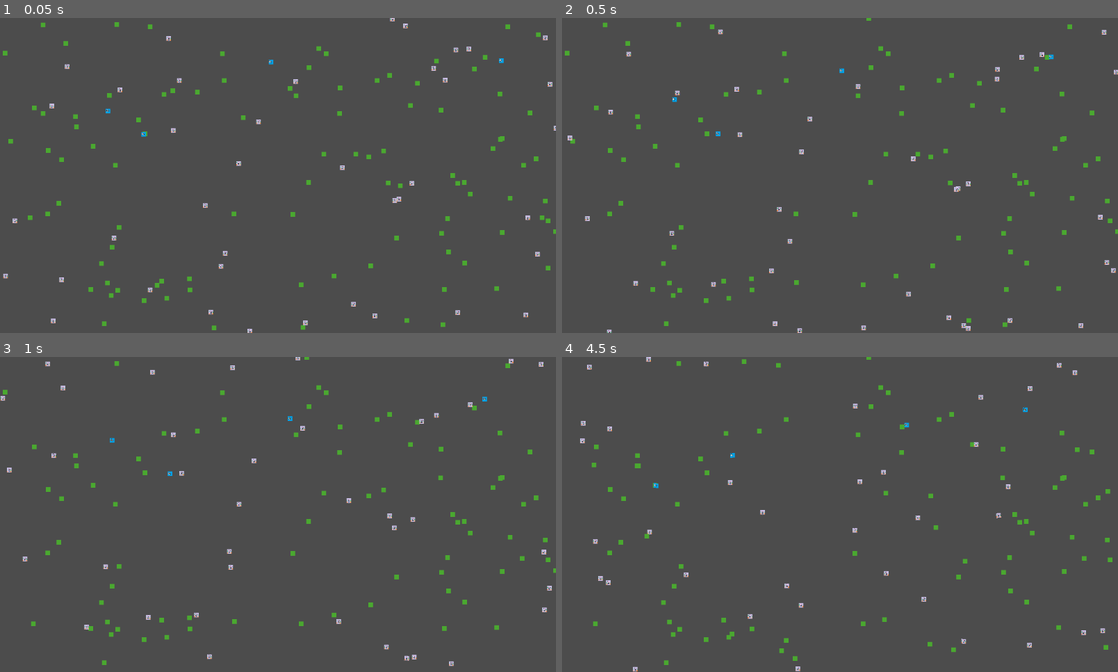
Above: before the commit, frames 1-4 (two rows, left to right).
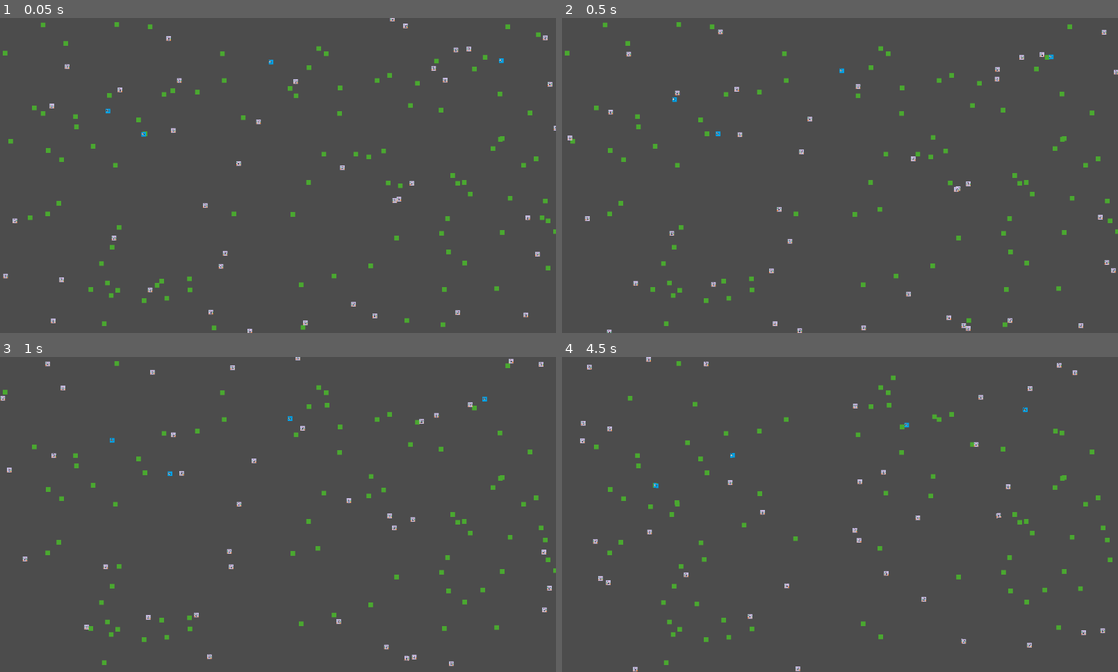
Above: after the commit, the same moments.

Repository: Unrimah/petri_cup
Game: Godot game, scene res://Node2D.tscn
The game is run twice, just before and just after one commit, with the same random seed, the same clock (stepped at 60 frames per second) and the same inputs.
Inputs:
- Up to frame 1 (0.05 s): no input
- Up to frame 2 (0.5 s): no input
- Up to frame 3 (1 s): no input
- Up to frame 4 (4.5 s): no input

Frame 1 is identical in both runs. In frame 2, less than 0.1% of the frame differs, in the area x 41-68%, y 0-85%; in frame 3, 0.1%; in frame 4, 0.6%, in the area x 5-99%, y 0-97%.

Commit message:
Autogenesis subsystem done

Diff:
--- a/Animal.gd
+++ b/Animal.gd
@@ -47,6 +47,7 @@
 
 # Called when the node enters the scene tree for the first time.
 func _ready():
+	add_to_group("animals")
 	_init_animal()
 	FPS = get_node("..").FPS
 	health = HUNGRY_HEALTH
@@ -78,7 +79,7 @@
 
 func select_action(delta):
 	life_timer -= delta
-	if life_timer == 0:
+	if life_timer <= 0:
 		return ACT.DIE
 	if copulation_timer > 0:
 		copulation_timer -= delta
--- a/Node2D.gd
+++ b/Node2D.gd
@@ -5,6 +5,7 @@
 const FPS = 60 # 60 default
 
 const GRASS_DELAY = .2
+const RABBITS_DELAY = 5
 
 const NUM_GRASS = 100
 const NUM_RABBITS = 40
@@ -14,13 +15,15 @@
 var rabbit_scene = preload("res://Rabbit1.tscn")
 var wolf_scene = preload("res://Wolf1.tscn")
 
-var grass_counter
+var plants_time_counter
+var animals_time_counter
 
 # Called when the node enters the scene tree for the first time.
 func _ready():
 	randomize()
 
-	grass_counter = 0
+	plants_time_counter = 0
+	animals_time_counter = 0
 
 	for i in NUM_GRASS:
 		var position = Vector2(randi() % X_RES, randi() % Y_RES)
@@ -36,11 +39,8 @@
 
 # Called every frame. 'delta' is the elapsed time since the previous frame.
 func _process(delta):
-	grass_counter += delta
-	if grass_counter >= GRASS_DELAY:
-		grass_counter = 0
-		var position = Vector2(randi() % X_RES, randi() % Y_RES)
-		create_new_grass(position)
+	plants_autogenesis(delta)
+	animals_autogenesis(delta)
 
 func create_new_grass(position):
 	var grass_node = grass_scene.instance()
@@ -56,3 +56,25 @@
 	var wolf_node = wolf_scene.instance()
 	wolf_node.position = position
 	add_child(wolf_node)
+
+func animals_autogenesis(delta):
+	animals_time_counter += delta
+	if animals_time_counter >= RABBITS_DELAY:
+		animals_time_counter = 0
+		if get_tree().get_nodes_in_group("animals").size() == 0:
+			for i in 4:
+				var position = Vector2(randi() % X_RES, randi() % Y_RES)
+				create_new_rabbit(position)
+			return
+		if get_tree().get_nodes_in_group("wolves").size() == 0:
+			if get_tree().get_nodes_in_group("rabbits").size() > NUM_RABBITS:
+				for i in 2:
+					var position = Vector2(randi() % X_RES, randi() % Y_RES)
+					create_new_wolf(position)
+
+func plants_autogenesis(delta):
+	plants_time_counter += delta
+	if plants_time_counter >= GRASS_DELAY:
+		plants_time_counter = 0
+		var position = Vector2(randi() % X_RES, randi() % Y_RES)
+		create_new_grass(position)
